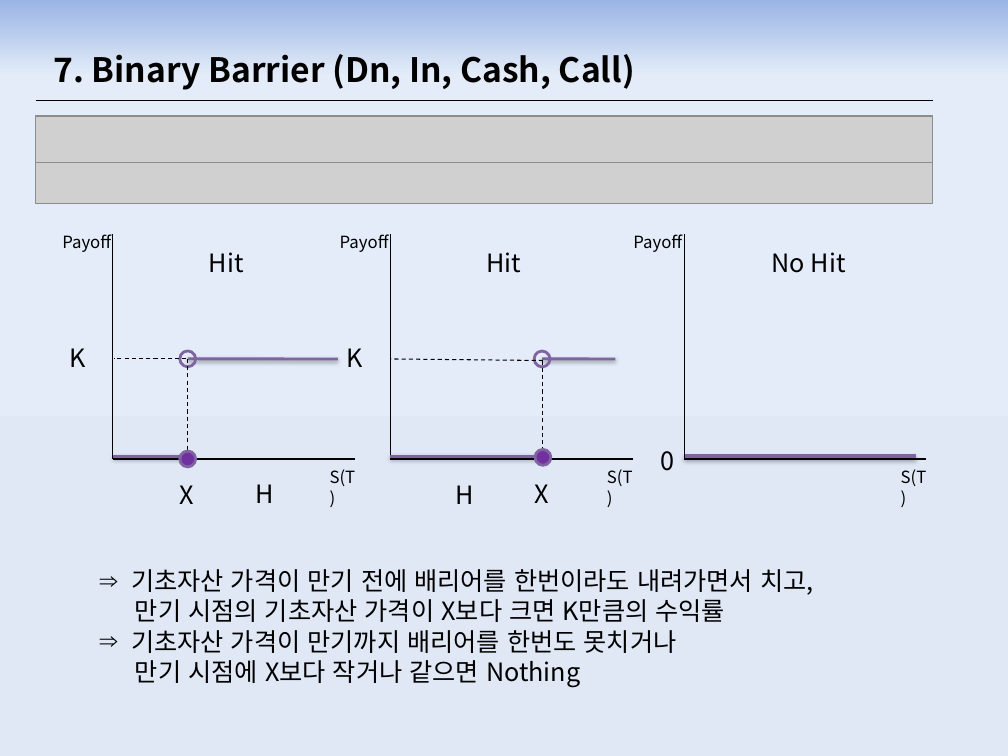
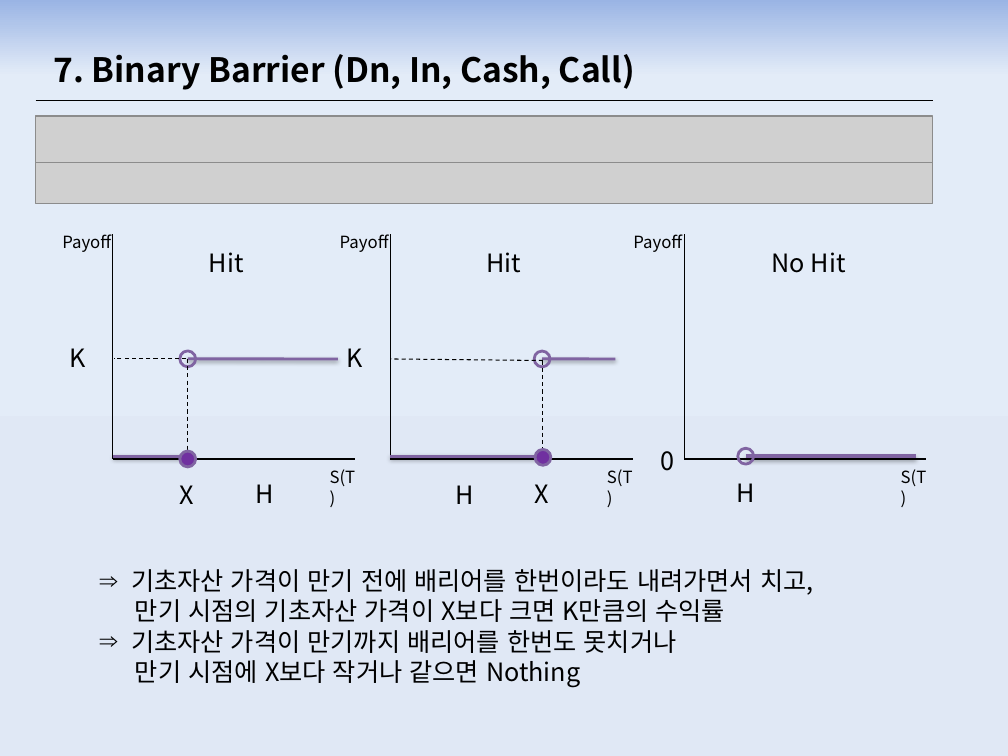
Before and after one commit to zndrke/Financial-Product, a slide deck: slide 20 of 선물옵션/옵션Payoff.pptx (slide 17 before the commit). Drawn at 1008x756 pixels with LibreOffice and Linux fonts; fonts in the diff are those of the drawing; grey boxes stand for pictures. Boxes give left, top, right and bottom in pixels: in the first picture for what was removed or moved away, otherwise in the second. Text is boxed around its words. In the diff, an @@ line names an element or a change of style, - is before the commit and + after.

```diff
--- a/선물옵션/옵션Payoff.pptx
+++ b/선물옵션/옵션Payoff.pptx
@@ ellipse added at (738, 449, 754, 465), outline #8064A2 2 pt @@
@@ line moved from (684, 457) - (915, 457) to (746, 457) - (915, 457) @@
@@ text added at (737, 483, 755, 502), 18 pt, text #000000 @@
+H
```
Also in this commit, not shown: 12 other slides changed, 3 slides added, 2 other files.
